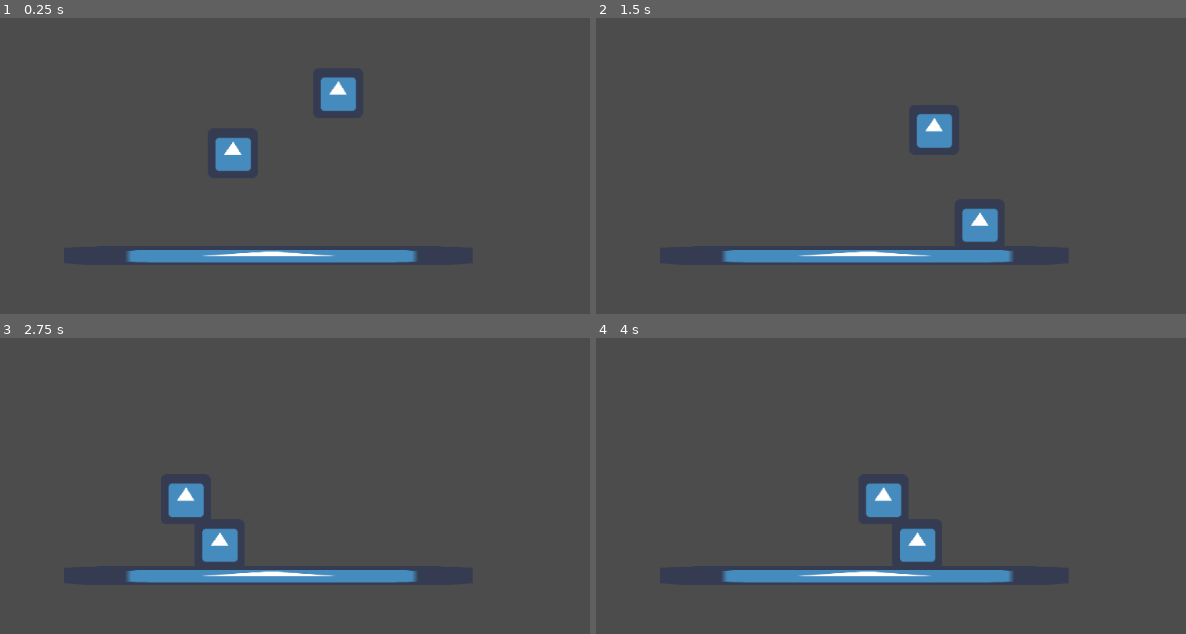
Above: before the commit, frames 1-4 (two rows, left to right).
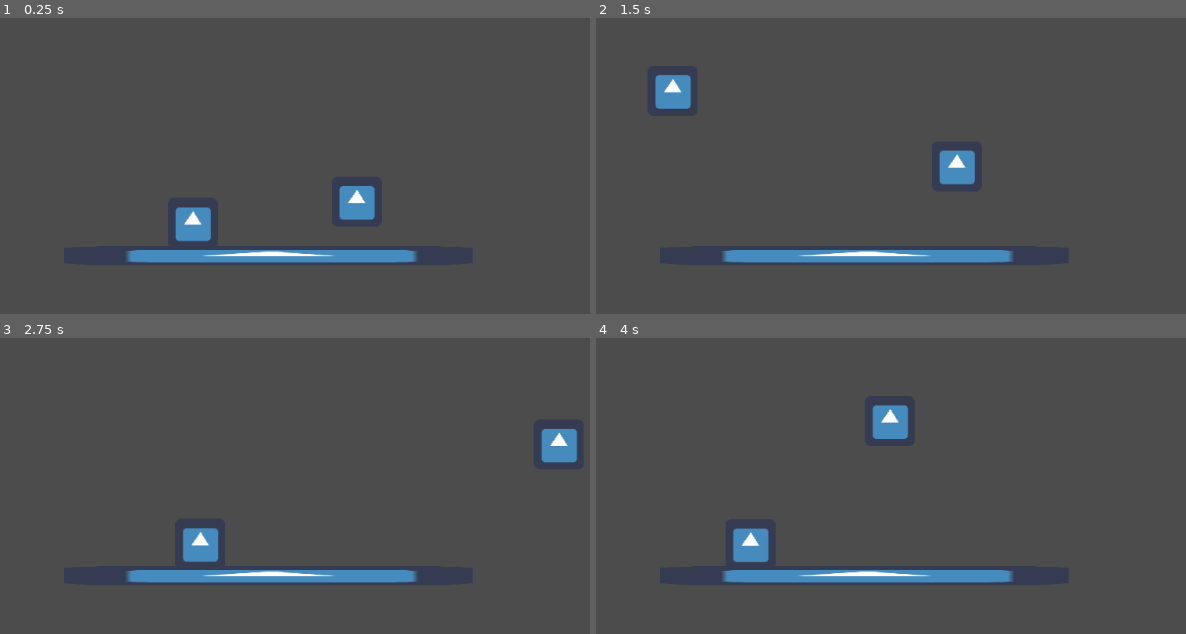
Above: after the commit, the same moments.

Repository: IgorBayerl/godot-game-liliths-crusade
Game: Godot game, scene res://src/Scenes/Main.tscn
The game is run twice, just before and just after one commit, with the same random seed, the same clock (stepped at 60 frames per second) and the same inputs. The engine's default icon, where the game draws it, is replaced by a stand-in: a white triangle on a blue panel in a dark square.
Inputs (mouse positions are in pixels of both pictures, inside the frame that each line leads up to):
- Up to frame 1 (0.25 s): no input
- Up to frame 2 (1.5 s): move the mouse to (1079, 148) at 0.52 s; hold D (move_RIGHT) 0.53-1.25 s; hold J (jump, bound only after the commit) 0.53-1.25 s; click (1079, 148) at 0.67 s; tap Space (jump, bound only before the commit) at 0.8 s; drag from (743, 195) to (861, 266) at 1.27 s
- Up to frame 3 (2.75 s): move the mouse to (389, 388) at 2.02 s; hold A (move_LEFT) from 2.03 s (still down); hold J (jump, bound only after the commit) from 2.03 s (still down); tap Space (jump, bound only before the commit) at 2.3 s
- Up to frame 4 (4 s): release A (move_LEFT) at 2.75 s; release J (jump, bound only after the commit) at 2.75 s; drag from (861, 586) to (660, 420) at 2.77 s; move the mouse to (1144, 562) at 3.52 s; hold D (move_RIGHT) from 3.53 s (still down); hold J (jump, bound only after the commit) from 3.53 s (still down); tap Space (jump, bound only before the commit) at 3.8 s

The runs differ from the first frame. In frame 1, 2.8% of the frame differs, in the area x 29-64%, y 19-76%; in frame 2, 2.8%; in frame 3, 2.2%; in frame 4, 2.8%.

Commit message:
Pulo fraco

Diff:
--- a/project.godot
+++ b/project.godot
@@ -21,6 +21,50 @@
 
 [input]
 
+ui_left={
+"deadzone": 0.5,
+"events": [ Object(InputEventKey,"resource_local_to_scene":false,"resource_name":"","device":0,"alt":false,"shift":false,"control":false,"meta":false,"command":false,"pressed":false,"scancode":16777231,"unicode":0,"echo":false,"script":null)
+, Object(InputEventJoypadButton,"resource_local_to_scene":false,"resource_name":"","device":0,"button_index":14,"pressure":0.0,"pressed":false,"script":null)
+ ]
+}
+ui_right={
+"deadzone": 0.5,
+"events": [ Object(InputEventKey,"resource_local_to_scene":false,"resource_name":"","device":0,"alt":false,"shift":false,"control":false,"meta":false,"command":false,"pressed":false,"scancode":16777233,"unicode":0,"echo":false,"script":null)
+, Object(InputEventJoypadButton,"resource_local_to_scene":false,"resource_name":"","device":0,"button_index":15,"pressure":0.0,"pressed":false,"script":null)
+ ]
+}
+ui_up={
+"deadzone": 0.5,
+"events": [ Object(InputEventKey,"resource_local_to_scene":false,"resource_name":"","device":0,"alt":false,"shift":false,"control":false,"meta":false,"command":false,"pressed":false,"scancode":16777232,"unicode":0,"echo":false,"script":null)
+, Object(InputEventJoypadButton,"resource_local_to_scene":false,"resource_name":"","device":0,"button_index":12,"pressure":0.0,"pressed":false,"script":null)
+ ]
+}
+ui_down={
+"deadzone": 0.5,
+"events": [ Object(InputEventKey,"resource_local_to_scene":false,"resource_name":"","device":0,"alt":false,"shift":false,"control":false,"meta":false,"command":false,"pressed":false,"scancode":16777234,"unicode":0,"echo":false,"script":null)
+, Object(InputEventJoypadButton,"resource_local_to_scene":false,"resource_name":"","device":0,"button_index":13,"pressure":0.0,"pressed":false,"script":null)
+ ]
+}
+shoot={
+"deadzone": 0.5,
+"events": [ Object(InputEventKey,"resource_local_to_scene":false,"resource_name":"","device":0,"alt":false,"shift":false,"control":false,"meta":false,"command":false,"pressed":false,"scancode":75,"unicode":0,"echo":false,"script":null)
+ ]
+}
+interact={
+"deadzone": 0.5,
+"events": [ Object(InputEventKey,"resource_local_to_scene":false,"resource_name":"","device":0,"alt":false,"shift":false,"control":false,"meta":false,"command":false,"pressed":false,"scancode":72,"unicode":0,"echo":false,"script":null)
+ ]
+}
+jump={
+"deadzone": 0.5,
+"events": [ Object(InputEventKey,"resource_local_to_scene":false,"resource_name":"","device":0,"alt":false,"shift":false,"control":false,"meta":false,"command":false,"pressed":false,"scancode":74,"unicode":0,"echo":false,"script":null)
+ ]
+}
+hability={
+"deadzone": 0.5,
+"events": [ Object(InputEventKey,"resource_local_to_scene":false,"resource_name":"","device":0,"alt":false,"shift":false,"control":false,"meta":false,"command":false,"pressed":false,"scancode":76,"unicode":0,"echo":false,"script":null)
+ ]
+}
 move_UP={
 "deadzone": 0.5,
 "events": [ Object(InputEventKey,"resource_local_to_scene":false,"resource_name":"","device":0,"alt":false,"shift":false,"control":false,"meta":false,"command":false,"pressed":false,"scancode":87,"unicode":0,"echo":false,"script":null)
@@ -31,19 +75,14 @@
 "events": [ Object(InputEventKey,"resource_local_to_scene":false,"resource_name":"","device":0,"alt":false,"shift":false,"control":false,"meta":false,"command":false,"pressed":false,"scancode":83,"unicode":0,"echo":false,"script":null)
  ]
 }
-move_RIGHT={
-"deadzone": 0.5,
-"events": [ Object(InputEventKey,"resource_local_to_scene":false,"resource_name":"","device":0,"alt":false,"shift":false,"control":false,"meta":false,"command":false,"pressed":false,"scancode":68,"unicode":0,"echo":false,"script":null)
- ]
-}
 move_LEFT={
 "deadzone": 0.5,
 "events": [ Object(InputEventKey,"resource_local_to_scene":false,"resource_name":"","device":0,"alt":false,"shift":false,"control":false,"meta":false,"command":false,"pressed":false,"scancode":65,"unicode":0,"echo":false,"script":null)
  ]
 }
-jump={
+move_RIGHT={
 "deadzone": 0.5,
-"events": [ Object(InputEventKey,"resource_local_to_scene":false,"resource_name":"","device":0,"alt":false,"shift":false,"control":false,"meta":false,"command":false,"pressed":false,"scancode":32,"unicode":0,"echo":false,"script":null)
+"events": [ Object(InputEventKey,"resource_local_to_scene":false,"resource_name":"","device":0,"alt":false,"shift":false,"control":false,"meta":false,"command":false,"pressed":false,"scancode":68,"unicode":0,"echo":false,"script":null)
  ]
 }
 
--- a/src/Scenes/Main.tscn
+++ b/src/Scenes/Main.tscn
@@ -10,8 +10,7 @@
 [node name="Main" type="Node2D"]
 
 [node name="Player" parent="." instance=ExtResource( 1 )]
-position = Vector2( 417, 176 )
-scale = Vector2( 1.00607, 0.986405 )
+position = Vector2( 365.807, 265.471 )
 JUMP_FORCE = -1000
 
 [node name="StaticBody2D" type="StaticBody2D" parent="."]
@@ -28,4 +27,4 @@
 texture = ExtResource( 2 )
 
 [node name="Aroldo" parent="." instance=ExtResource( 3 )]
-position = Vector2( 551.693, 138.755 )
+position = Vector2( 575.563, 277.995 )
--- a/src/Scripts/Player.gd
+++ b/src/Scripts/Player.gd
@@ -19,7 +19,6 @@
 	direction = Vector2()
 	motion.y += GRAVITY
 
-
 	if Input.is_action_pressed("move_UP"):
 #		motion.y = -SPEED
 		direction += Vector2(0,1)
@@ -39,12 +38,13 @@
 		direction += Vector2(0,0)
 		motion.x = 0
 
-
-	if Input.is_action_pressed("jump") and _pode_pular():
-		var gravidade_save = GRAVITY
-		if Input.is_action_pressed("jump"):
+	if Input.is_action_pressed("jump"):
+		if _pode_pular():
 			motion.y = JUMP_FORCE
-
+	elif motion.y < 0 :
+		GRAVITY = 120
+	else:
+		GRAVITY = 50
 
 	motion = move_and_slide(motion  , NORMAL)
 #	print(direction)
